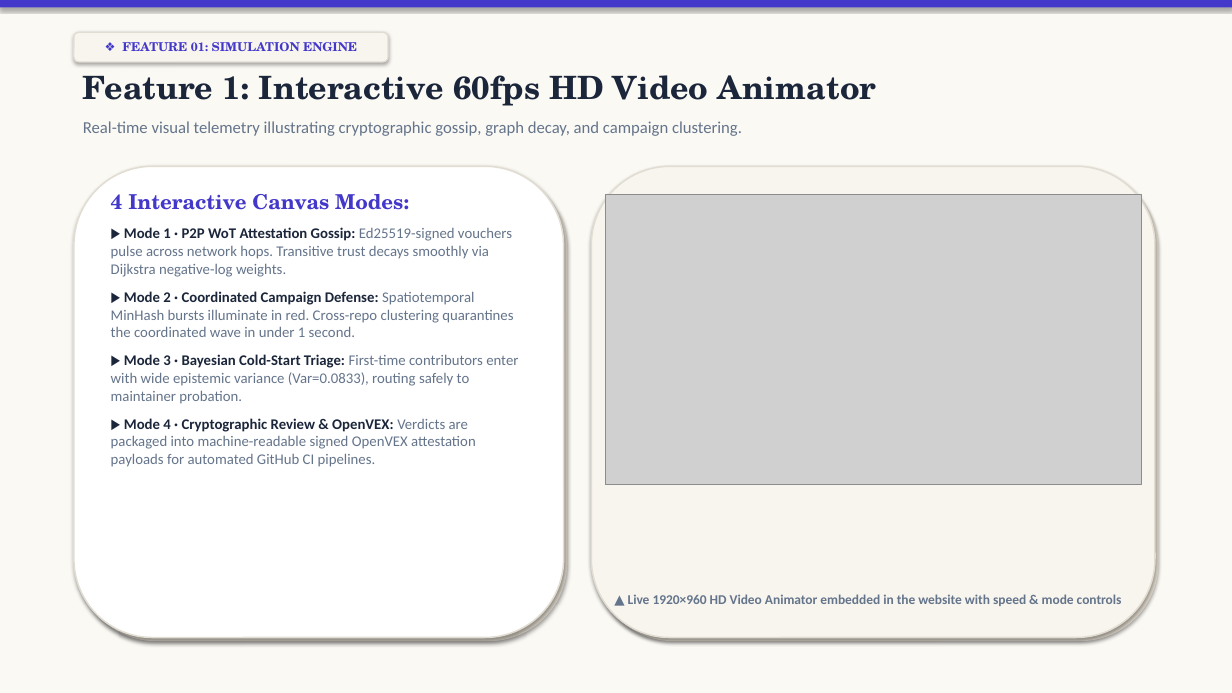
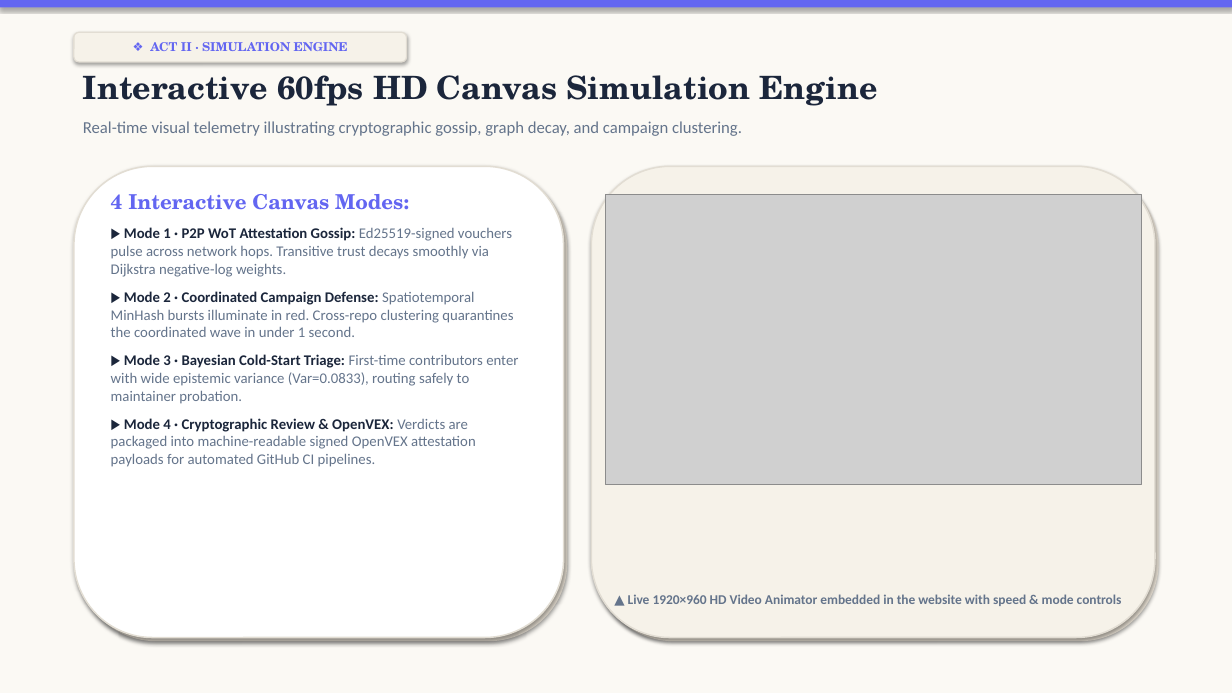
Before and after one commit to dhruvv26420-jpg/Check_All_In, a slide deck: slide 5 of Check_All_In.pptx (slide 4 before the commit). Drawn at 1232x693 pixels with LibreOffice and Linux fonts; fonts in the diff are those of the drawing; grey boxes stand for pictures. Boxes give left, top, right and bottom in pixels: in the first picture for what was removed or moved away, otherwise in the second. Text is boxed around its words. In the diff, an @@ line names an element or a change of style, - is before the commit and + after.

Commit message:
feat: complete ultimate presentation with cinematic front page, roadmap index, and full character styling

```diff
--- a/Check_All_In.pptx
+++ b/Check_All_In.pptx
@@ rectangle at <box>0,0,1232,7</box>: fill #4338CA to #6366F1 @@
@@ rounded rectangle "❖ ACT II · SIMULATION ...": place and size @@
-rounded rectangle "❖ ACT II · SIMULATION ..." at <box>74,32,388,62</box>
+rounded rectangle "❖ ACT II · SIMULATION ..." at <box>74,32,407,62</box>
@@ rounded rectangle "❖ ACT II · SIMULATION ..." at <box>74,32,407,62</box>: fill #F8F5EE to #F6F2E9 @@
@@ text in rounded rectangle at <box>150,42,348,51</box>: text changed; text colour #4338CA to #6366F1 @@
-❖ FEATURE 01: SIMULATION ENGINE
+❖ ACT II · SIMULATION ENGINE
@@ text at <box>83,75,878,106</box>: text changed @@
-Feature 1: Interactive 60fps HD Video Animator
+Interactive 60fps HD Canvas Simulation Engine
@@ rounded rectangle at <box>78,170,567,641</box>: fill #DCD5C9 to #DFD8CC @@
@@ text at <box>111,194,409,210</box>: text colour #4338CA to #6366F1 in "4 Interactive Canvas Modes:" @@
```
Also in this commit, not shown: 7 other slides changed, 2 slides added, 2 slides removed, 1 other file.
